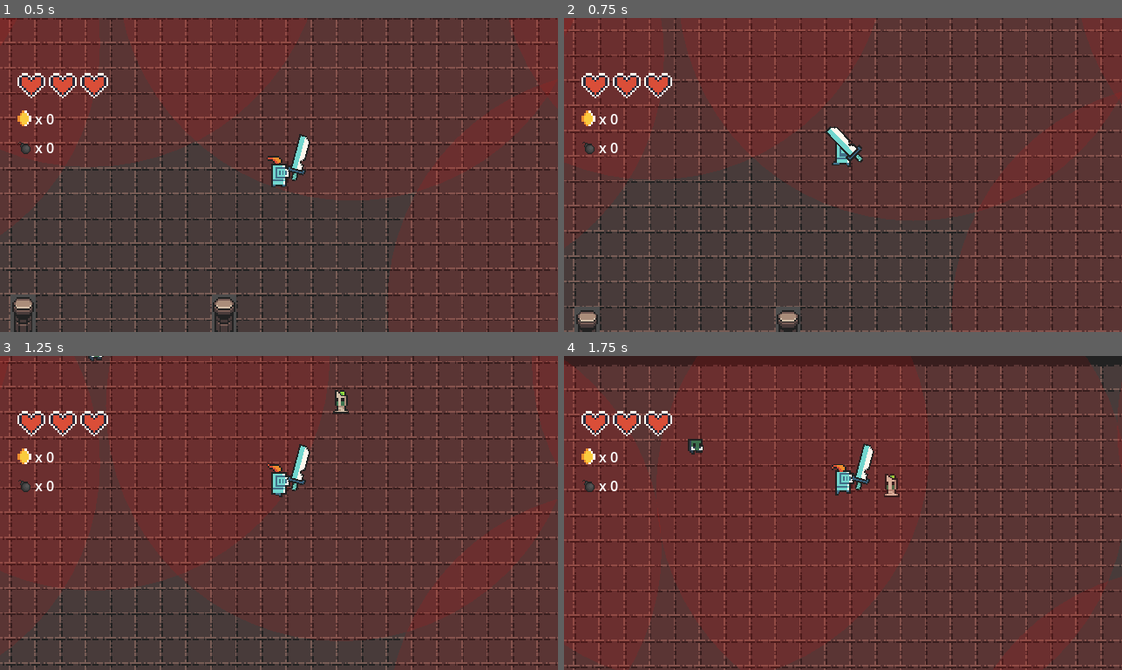
Above: before the commit, frames 1-4 (two rows, left to right).
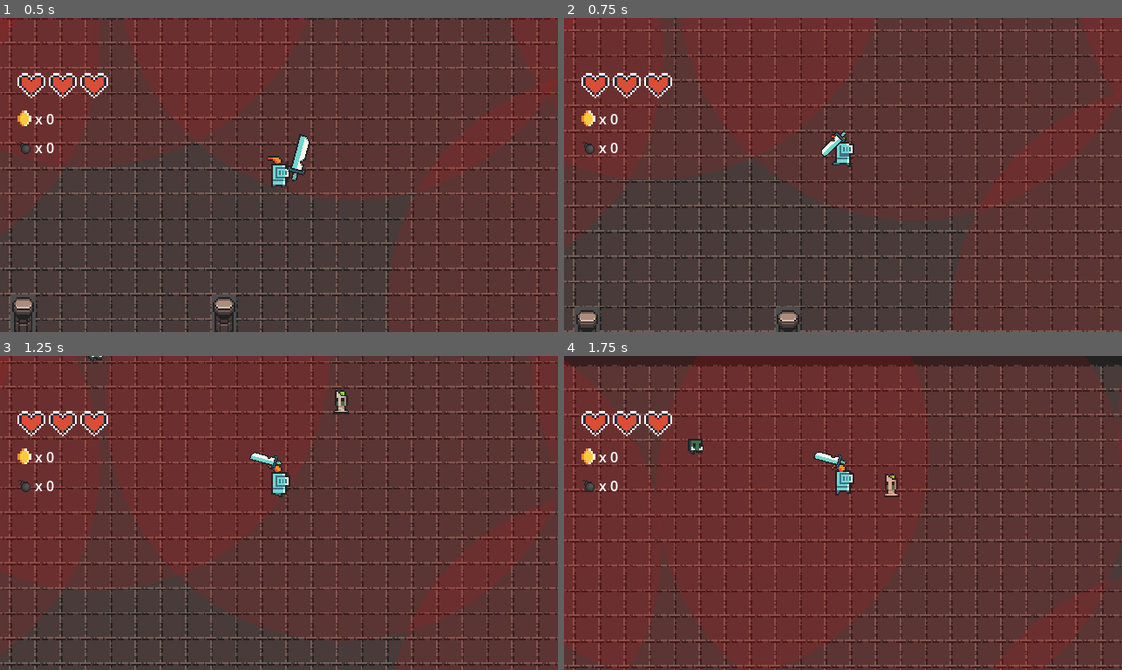
Above: after the commit, the same moments.

Repository: dadifr/Mobile_comp_Godot
Game: Godot game, scene res://scenes/world.tscn
Same seed, same stepped clock (60 frames per second), same inputs: the game is played once before the commit and once after it.
Inputs:
- Up to frame 1 (0.5 s): no input
- Up to frame 2 (0.75 s): hold Up (ui_up) from 0.53 s (still down); tap Space (attack) at 0.6 s
- Up to frame 3 (1.25 s): keep holding Up (ui_up)
- Up to frame 4 (1.75 s): keep holding Up (ui_up); tap F (interact) at 1.35 s

Frame 1 is identical in both runs. In frame 2, 0.3% of the frame differs, in the area x 46-54%, y 34-47%; in frame 3, 0.5%; in frame 4, 0.5%, in the area x 44-56%, y 27-43%.

Commit message:
la direzione dell'arco conincide con il verso del personaggio

Diff:
--- a/scripts/cavaliere.gd
+++ b/scripts/cavaliere.gd
@@ -103,14 +103,30 @@
 	if direction != Vector2.ZERO:
 		last_direction = direction.normalized()
 
+		# A. GESTIONE SPRITE PERSONAGGIO (L'elfo si gira destra/sinistra)
 		if direction.x < 0:
 			anim.flip_h = true
-			hand.scale.x = -1
-			hand.position.x = -abs(hand.position.x)
 		elif direction.x > 0:
 			anim.flip_h = false
-			hand.scale.x = 1
-			hand.position.x = abs(hand.position.x)
+
+		# B. GESTIONE MANO (L'arco ruota a 360°)
+		# 1. Posiziona la mano nella direzione in cui guardi (a 8 pixel di distanza)
+		hand.position = last_direction * 8
+
+		# 2. Ruota la mano
+		hand.rotation = last_direction.angle()
+
+		# 3. RESETTA E CORREGGE LA SCALA
+		# Importante: Resettiamo sempre scale.x a 1 per cancellare il vecchio ribaltamento
+		hand.scale.x = 0.7
+
+		# Correzione estetica:
+		# Se guardiamo a sinistra, l'arco ruotato sarebbe a testa in giù.
+		# Lo specchiamo in verticale (Y) per raddrizzarlo, SENZA rovinare la direzione.
+		if direction.x < 0:
+			hand.scale.y = -0.7
+		else:
+			hand.scale.y = 0.7
 
 	# --- 5. AZIONI ---
 	if Input.is_action_just_pressed("attack") and not is_hurt:
